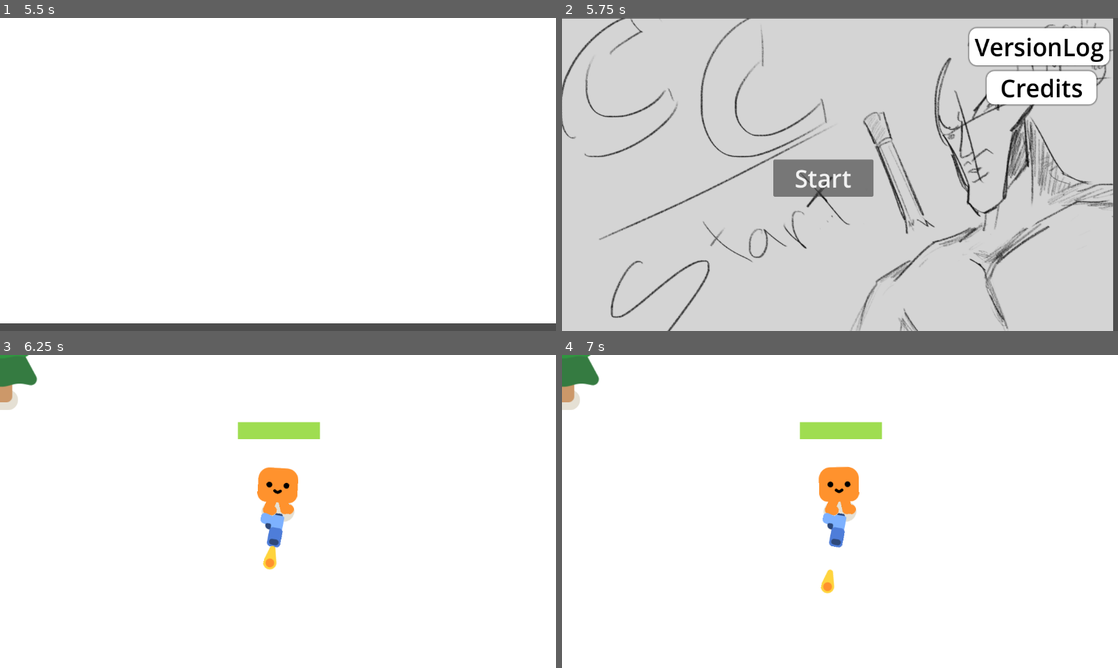
Above: before the commit, frames 1-4 (two rows, left to right).
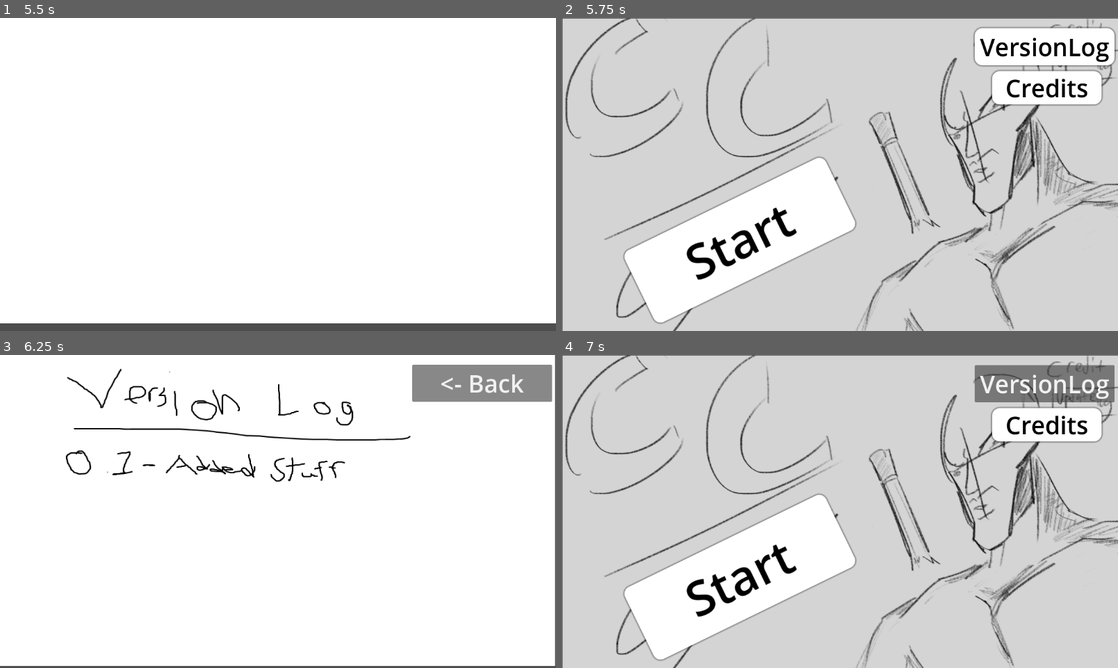
Above: after the commit, the same moments.

Repository: loganroussey-cloud/IMGD-10001---Dev-Team-6
Game: Godot game, scene res://splash_screen.tscn
The game is run twice, just before and just after one commit, with the same random seed, the same clock (stepped at 60 frames per second) and the same inputs. Before the commit the project starts from res://splashNEW.tscn.
Inputs (mouse positions are in pixels of both pictures, inside the frame that each line leads up to):
- Up to frame 1 (5.5 s): tap Enter at 0.5, 3.5 s; hold D (move_right) 0.53-1.28 s; hold S (move_down) 1.28-2.03 s; hold D (move_right) 2.03-2.78 s; tap Space at 2.75 s; hold W (move_up) 2.78-3.53 s; hold A (move_left) 3.53-5.03 s; hold S (move_down) from 5.03 s (still down)
- Up to frame 2 (5.75 s): keep holding S (move_down)
- Up to frame 3 (6.25 s): release S (move_down) at 5.75 s; click "VersionLog" at 5.75 s
- Up to frame 4 (7 s): click (1045, 383) at 6.5 s, where only the run after the commit has a clickable "<- Back"

Frame 1 is identical in both runs. In frame 2, 24% of the frame differs, in the area x 0-100%, y 0-100%; in frame 3, 8.4%; in frame 4, 89%.

Commit message:
Added credits+versionlog functionality

Diff:
--- a/Scripts/splash.gd
+++ b/Scripts/splash.gd
@@ -18,7 +18,7 @@
 	tween.tween_property(splash_screen, "modulate:a", 0.0, fade_out_time)
 	tween.tween_interval(out_time)
 	await tween.finished
-	get_tree().change_scene_to_file("res://startMenu.tscn")
+	get_tree().change_scene_to_file("res://start_menu.tscn")
 	#get_tree().change_scene_to_packed(load_scene)
 
 func _ready() -> void:
--- a/Scripts/startButton.gd
+++ b/Scripts/startButton.gd
@@ -9,8 +9,8 @@
 
 
 func _on_versionlog_pressed() -> void:
-	get_tree().change_scene_to_file("res://survivors_game.tscn")
+	get_tree().change_scene_to_file("res://version_log.tscn")
 
 
 func _on_credits_button_pressed() -> void:
-	get_tree().change_scene_to_file("res://survivors_game.tscn")
+	get_tree().change_scene_to_file("res://credits_screen.tscn")
--- /dev/null
+++ b/back_button.gd
@@ -0,0 +1,4 @@
+extends Button
+
+func _on_pressed() -> void:
+	get_tree().change_scene_to_file("res://start_menu.tscn")
--- /dev/null
+++ b/credits_screen.gd
@@ -0,0 +1,8 @@
+extends Button
+
+
+# Called when the node enters the scene tree for the first time.
+
+
+func _on_backButton_pressed() -> void:
+	get_tree().change_scene_to_file("res://startMenu.tscn")
--- /dev/null
+++ b/credits_screen.tscn
@@ -0,0 +1,48 @@
+[gd_scene load_steps=5 format=3 uid="uid://bjwglrr3olott"]
+
+[ext_resource type="Texture2D" uid="uid://bwm6k1ognee7j" path="res://Scenes/creditssample.png" id="1_cb4i0"]
+[ext_resource type="Script" uid="uid://cpewa777vwcri" path="res://back_button.gd" id="2_cb4i0"]
+
+[sub_resource type="StyleBoxTexture" id="StyleBoxTexture_qvca1"]
+texture = ExtResource("1_cb4i0")
+
+[sub_resource type="StyleBoxFlat" id="StyleBoxFlat_p8ydj"]
+bg_color = Color(1, 1, 1, 1)
+corner_radius_top_left = 16
+corner_radius_top_right = 16
+corner_radius_bottom_right = 16
+corner_radius_bottom_left = 16
+shadow_color = Color(0, 0, 0, 0.4117647)
+shadow_size = 4
+
+[node name="CreditsScreen" type="Control"]
+layout_mode = 3
+anchors_preset = 15
+anchor_right = 1.0
+anchor_bottom = 1.0
+grow_horizontal = 2
+grow_vertical = 2
+
+[node name="Panel" type="Panel" parent="."]
+layout_mode = 1
+anchors_preset = 15
+anchor_right = 1.0
+anchor_bottom = 1.0
+grow_horizontal = 2
+grow_vertical = 2
+theme_override_styles/panel = SubResource("StyleBoxTexture_qvca1")
+
+[node name="BackButton" type="Button" parent="."]
+layout_mode = 0
+offset_left = 854.0
+offset_top = 20.0
+offset_right = 1144.0
+offset_bottom = 97.0
+theme_override_colors/font_color = Color(0, 0, 0, 1)
+theme_override_font_sizes/font_size = 50
+theme_override_styles/normal = SubResource("StyleBoxFlat_p8ydj")
+text = "<- Back
+"
+script = ExtResource("2_cb4i0")
+
+[connection signal="pressed" from="BackButton" to="BackButton" method="_on_pressed"]
--- a/default_bus_layout.tres
+++ b/default_bus_layout.tres
@@ -1,7 +1,4 @@
-[gd_resource type="AudioBusLayout" load_steps=2 format=3 uid="uid://c0r1synmqj70v"]
-
-[sub_resource type="AudioEffectCompressor" id="AudioEffectCompressor_j3pel"]
-resource_name = "Compressor"
+[gd_resource type="AudioBusLayout" format=3 uid="uid://c0r1synmqj70v"]
 
 [resource]
 bus/1/name = &"BackgroundSFX"
@@ -10,8 +7,6 @@
 bus/1/bypass_fx = false
 bus/1/volume_db = -20.376356
 bus/1/send = &"Master"
-bus/1/effect/0/effect = SubResource("AudioEffectCompressor_j3pel")
-bus/1/effect/0/enabled = true
 bus/2/name = &"GoatSFX"
 bus/2/solo = false
 bus/2/mute = false
@@ -22,5 +17,5 @@
 bus/3/solo = false
 bus/3/mute = false
 bus/3/bypass_fx = false
-bus/3/volume_db = -3.3268216
+bus/3/volume_db = -12.978527
 bus/3/send = &"Master"
--- a/project.godot
+++ b/project.godot
@@ -74,7 +74,7 @@
 
 [application]
 
-config/name="Your First 2D Game With Godot 4 (GDQuest)"
+config/name="0.1"
 run/main_scene="uid://yih1vficqcjl"
 config/features=PackedStringArray("4.5", "Forward Plus")
 boot_splash/bg_color=Color(0, 0, 0, 1)
--- a/startMenu.tscn
+++ b/start_menu.tscn
@@ -21,9 +21,9 @@
 anchors_preset = 15
 anchor_right = 1.0
 anchor_bottom = 1.0
-offset_left = -10.0
+offset_left = 1.0
 offset_top = 1.0
-offset_right = -10.0
+offset_right = -3.0
 offset_bottom = 1.0
 grow_horizontal = 2
 grow_vertical = 2
@@ -34,22 +34,24 @@
 anchors_preset = 15
 anchor_right = 1.0
 anchor_bottom = 1.0
+offset_right = 5.0
 grow_horizontal = 2
 grow_vertical = 2
 theme_override_styles/panel = SubResource("StyleBoxTexture_rr6mw")
 
 [node name="StartButton" type="Button" parent="."]
 layout_mode = 0
-offset_left = 448.0
-offset_top = 292.0
-offset_right = 655.2523
-offset_bottom = 369.0
+offset_left = 123.0
+offset_top = 486.0
+offset_right = 586.115
+offset_bottom = 651.83276
+rotation = -0.4537856
 theme_override_colors/font_color = Color(0, 0, 0, 1)
-theme_override_font_sizes/font_size = 50
+theme_override_font_sizes/font_size = 100
 theme_override_styles/normal = SubResource("StyleBoxFlat_1ydhs")
 text = "Start
 "
-script = ExtResource("1_gqihx")
+script = ExtResource("2_vpdu5")
 
 [node name="Versionlog" type="Button" parent="."]
 layout_mode = 0
--- a/survivors_game.tscn
+++ b/survivors_game.tscn
@@ -69,37 +69,39 @@
 grow_horizontal = 2
 grow_vertical = 2
 
-[node name="PineTree" parent="." instance=ExtResource("3_6h7ij")]
+[node name="Trees" type="Node" parent="."]
+
+[node name="PineTree" parent="Trees" instance=ExtResource("3_6h7ij")]
 position = Vector2(66, 591)
 
-[node name="PineTree2" parent="." instance=ExtResource("3_6h7ij")]
+[node name="PineTree2" parent="Trees" instance=ExtResource("3_6h7ij")]
 position = Vector2(155, 643)
 
-[node name="PineTree3" parent="." instance=ExtResource("3_6h7ij")]
+[node name="PineTree3" parent="Trees" instance=ExtResource("3_6h7ij")]
 position = Vector2(-9.99997, 687)
 
-[node name="PineTree4" parent="." instance=ExtResource("3_6h7ij")]
+[node name="PineTree4" parent="Trees" instance=ExtResource("3_6h7ij")]
 position = Vector2(682, 254)
 
-[node name="PineTree5" parent="." instance=ExtResource("3_6h7ij")]
+[node name="PineTree5" parent="Trees" instance=ExtResource("3_6h7ij")]
 position = Vector2(829, 384)
 
-[node name="PineTree11" parent="." instance=ExtResource("3_6h7ij")]
+[node name="PineTree11" parent="Trees" instance=ExtResource("3_6h7ij")]
 position = Vector2(781, -296)
 
-[node name="PineTree6" parent="." instance=ExtResource("3_6h7ij")]
+[node name="PineTree6" parent="Trees" instance=ExtResource("3_6h7ij")]
 position = Vector2(-677, 313)
 
-[node name="PineTree7" parent="." instance=ExtResource("3_6h7ij")]
+[node name="PineTree7" parent="Trees" instance=ExtResource("3_6h7ij")]
 position = Vector2(-788, 370)
 
-[node name="PineTree8" parent="." instance=ExtResource("3_6h7ij")]
+[node name="PineTree8" parent="Trees" instance=ExtResource("3_6h7ij")]
 position = Vector2(-829, 229)
 
-[node name="PineTree9" parent="." instance=ExtResource("3_6h7ij")]
+[node name="PineTree9" parent="Trees" instance=ExtResource("3_6h7ij")]
 position = Vector2(-346, -355)
 
-[node name="PineTree10" parent="." instance=ExtResource("3_6h7ij")]
+[node name="PineTree10" parent="Trees" instance=ExtResource("3_6h7ij")]
 position = Vector2(-573, -231)
 
 [node name="AmenBreak120Bpm" type="AudioStreamPlayer" parent="."]
--- /dev/null
+++ b/version_log.tscn
@@ -0,0 +1,46 @@
+[gd_scene load_steps=5 format=3 uid="uid://dyuumvum2liie"]
+
+[ext_resource type="Texture2D" uid="uid://dgms2hvs2t1ne" path="res://Scenes/VersionLog.png" id="1_mh4pd"]
+[ext_resource type="Script" uid="uid://cpewa777vwcri" path="res://back_button.gd" id="2_e045w"]
+
+[sub_resource type="StyleBoxTexture" id="StyleBoxTexture_2er7c"]
+texture = ExtResource("1_mh4pd")
+
+[sub_resource type="StyleBoxFlat" id="StyleBoxFlat_qel0u"]
+bg_color = Color(1, 1, 1, 1)
+corner_radius_top_left = 16
+corner_radius_top_right = 16
+corner_radius_bottom_right = 16
+corner_radius_bottom_left = 16
+shadow_color = Color(0, 0, 0, 0.4117647)
+shadow_size = 4
+
+[node name="Version_Log" type="Control"]
+layout_mode = 3
+anchors_preset = 0
+offset_right = 1150.0
+offset_bottom = 644.0
+
+[node name="Panel" type="Panel" parent="."]
+layout_mode = 1
+anchors_preset = 15
+anchor_right = 1.0
+anchor_bottom = 1.0
+grow_horizontal = 2
+grow_vertical = 2
+theme_override_styles/panel = SubResource("StyleBoxTexture_2er7c")
+
+[node name="BackButton" type="Button" parent="."]
+layout_mode = 0
+offset_left = 854.0
+offset_top = 20.0
+offset_right = 1144.0
+offset_bottom = 97.0
+theme_override_colors/font_color = Color(0, 0, 0, 1)
+theme_override_font_sizes/font_size = 50
+theme_override_styles/normal = SubResource("StyleBoxFlat_qel0u")
+text = "<- Back
+"
+script = ExtResource("2_e045w")
+
+[connection signal="pressed" from="BackButton" to="BackButton" method="_on_pressed"]
Binary file added: Scenes/VersionLog.png
Not shown, added: Scenes/VersionLog.png.import
Binary file added: Scenes/creditssample.png
Not shown, added: Scenes/creditssample.png.import
Not shown, added: back_button.gd.uid
Not shown, added: credits_screen.gd.uid
Not shown: 2 places in splash_screen.tscn that only renumber resources
Not shown: 3 places in start_menu.tscn that only renumber resources
